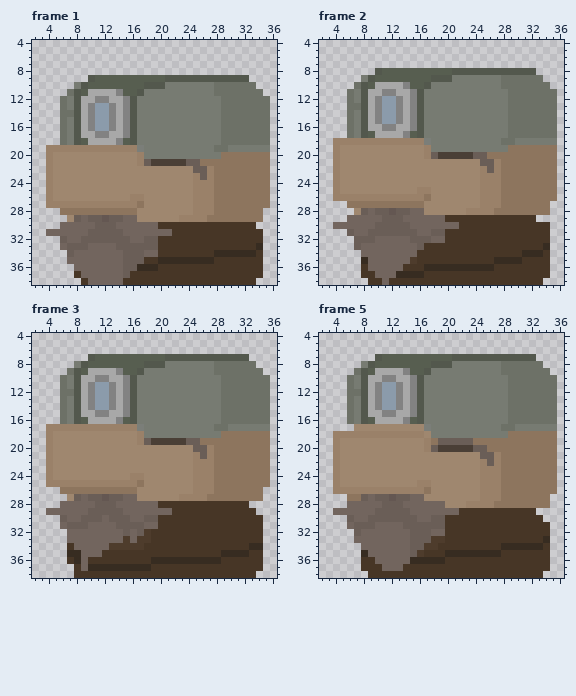
One commit to this pixel-art file: Sprites/Dwarf/DWARF_idle.aseprite. Above is the file before it was changed.
45x39 pixels, 5 frames. Colours within 5 levels of each other are drawn and written as one. Shown: frame 1: x 2..36, y 4..38; frame 2: x 2..36, y 4..38; frame 3: x 2..36, y 4..38; frame 5: x 2..36, y 4..38.
The same view after the edit:
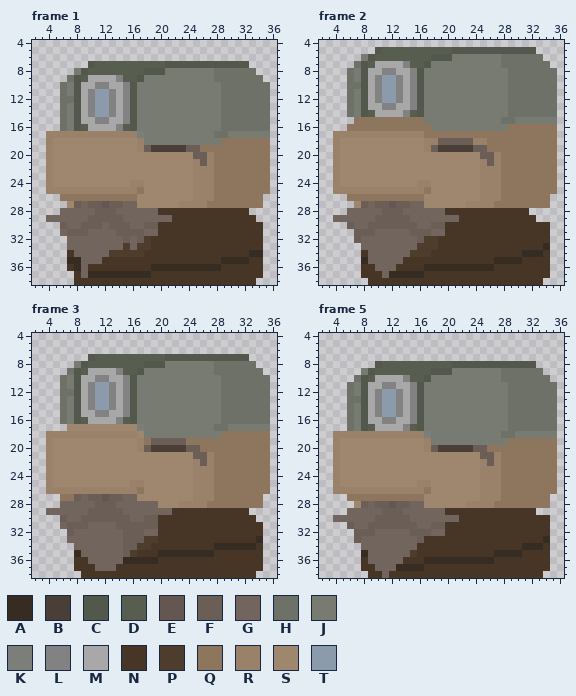
Palette (. is transparent): A #372c21  B #4a3f36  C #53584d  D #575e50  E #645752  F #6a5e57  G #72655e  H #6d7167  J #777b72  K #7b7e79  L #828282  M #a8a8a8  N #473626  P #4e3c2c  Q #8d755e  R #9a8169  S #9f876f  T #8b9bab
Changes in this commit:
Changed rows in their new state; - is an unchanged pixel.
Frame 1, layers "Layer 2", "Layer 1":
first column x 4:
 7 ------CDDDDDDDDDDCCCCCCCCCCCC---
 8 ----JCDDDDDDDDCCCJJJJJJJHHHHHH--
 9 ---HCDMMMML--CJJJJJJJJJJHHHHHHH-
10 --HJCMMLLMMLCJJJJ-------J-----HH
11 --HJ-MLTTLMLCJ----------J------H
12 ---H--LTTL----------------------
14 ---J----------------------------
15 ------MLLM----------------------
16 -----DMMMMLD--------------------
17 RRRRRRRRRRRRRK----------H-JJJJJJ
18 RSSSSSSSSSSSSR-----------QQQQQQQ
19 -SSSSSSSSSSSSRFBBBBBFFQQQQQQQQQQ
20 -------------SSSSSSSSFFRQ-------
21 -------------SSSSSSSSRFR--------
22 ---------------------RR---------
23 ----------------------R---------
24 ------------RR------------------
25 -RRRRRRRRRRRRQ------------------
26 ..QQQQQQQQQQQS-----------------.
27 ...SFGFFEFFGGS-----RR--Q-------.
28 --GGGGGFFFGGGGGGNNNNNNNNNNNNN..-
29 GGGGG---F----GGGGGNNNNNNNNNNNN.-
30 --F--FF-G-FF--FF--------------N-
31 ..-FFFGGGG-FFF--NN--------------
32 --.--GGGGGG--FPN----------------
33 --.GGG----GPGPPN--------------N-
34 ---N-----PPPPPNN--------NNNNN-A-
35 ---AA---NNNNNN--NNNNNNNN-AAAA---
36 ---NA-NNNNNNNNN-AAAAAAAAA-------
37 ------AAAAAAAAA-----------------
38 ----N-NNNNN---------------------
Frame 2, layers "Layer 2", "Layer 1":
first column x 4:
 5 ------CDDDDDDDDDDCCCCCCCCCCCC---
 6 ----JCDDDDDDDDCCCJJJJJJJHHHHHH--
 7 ---HCDMMMMLDDCJJJJJJJJJJHHHHHHH-
 8 --HJCMMLLMMLCJJJJJJJJJJJJHHHHHHH
 9 --HJCMLTTLMLCJJJJ-------J-----HH
10 --H--MLTTLMLCJ----------J------H
11 ------LTTL----------------------
13 ---J--MLLM----------------------
14 -----DMMMMLD--------------------
15 --.QQQQQQQQQQ-----------H-JJJJJJ
16 --QQQQQQQQQQQQ-----------QQQQQQQ
17 RRRRRRRRRRRRRQQQQQQQQQQQQQQQQQQQ
18 -SSSSSSSSSSSSRRFFFFFRRQQQQQQQQQQ
19 --------------FBBBBBFFQQQ-------
20 -------------SSSSSSSS-FR--------
21 ---------------------R----------
22 ----------------------R---------
24 ------------RR------------------
25 -RRRRRRRRRRR-Q------------------
26 ..QQQQQQQQQQQS-----------------.
27 --.SFGFFEFFGG------RR--Q--------
28 --GGG-G-F-G--GGGNNNNNNNNNNNN...-
29 GG----F---F-----GG--------------
30 ..F--F-----F--FFNN--------------
31 --.FF-GGGGG-FFGG----------------
32 ----GG-----G-PPN----------------
33 ---.--------PPP-----------------
34 ----N------PPP------------------
35 ----------NN--------------------
36 -----N---N----------------------
37 ------N-A-----------------------
38 -------N------------------------
Frame 3, layers "Layer 2", "Layer 1":
first column x 4:
17 ...SSSSSSSSSS-------------------
18 -RRRRRRRRRRRRS------------------
19 --------------QFFFFFQQ----------
20 -------------RFBBBBBF-QQ--------
21 ---------------------F----------
22 ----------------------F---------
24 ------------SS------------------
25 -SSSSSSSSSSS-R------------------
26 RRRRRRRRRRRRRQ-----------------Q
27 --QQ---------------SS--R--------
28 ----------------SSSRRRRQQQQQQQQ-
29 -----------------------------.--
30 --------F---------------------.-
31 --------------FF----------------
32 ---F--------F-GG----------------
33 -----------FFF-P--------------A-
34 ---.-----GGFF-P---------AAAAA-N-
35 ---.----GGGFP---AAAAAAAA-NNNN---
36 ---.NNGGGGGAAAA-NNNNNNNNN-------
37 -----NNGGGNNNNN-----------------
38 ----.---------------------------
Frame 5, layers "Layer 2", "Layer 1":
first column x 6:
 7 ----.......................---
 8 --..C-------DDDCCCCCCCCCCCC.--
 9 -.JCDDDDD--DCCC-------------.-
10 .H-D-MM-LDDC----------H------.
11 ----MLLM----------------------
12 -J----------------------------
13 -H----------------------------
15 ----LTTL----------------------
16 ---M-LL-ML--------------------
17 HJCDMMMMLDCJ----------J-HHHHHH
18 -----------K----------HHJJJJJJ
19 ------------JJJJJJJJJJJ-------
first column x 4:
27 ----QQQQQQQQQ------------------
28 --.SF-F-E-F--SSS---------------
29 ..----G---G-----NN-------------
30 GGG--G-----G--GGGG------------N
31 --FGG-FFFF--GG-----------------
32 ----FF-------------------------
33 ---F-------G-NNN---------------
34 -----------GNNN---------NNN----
35 -----------PN---NNNNNNN-AAA----
36 -----G----NNN---AAAAAAA--------
37 ------G--AAAA------------------
38 -------G-----------------------
Pixel boxes of the changes (left, top, right, bottom) in both pictures:
changed: (46, 61, 270, 285)
changed: (333, 47, 557, 285)
changed: (46, 424, 270, 578)
changed: (347, 354, 557, 445)
changed: (333, 494, 522, 578)
added: (543, 515, 550, 522)
